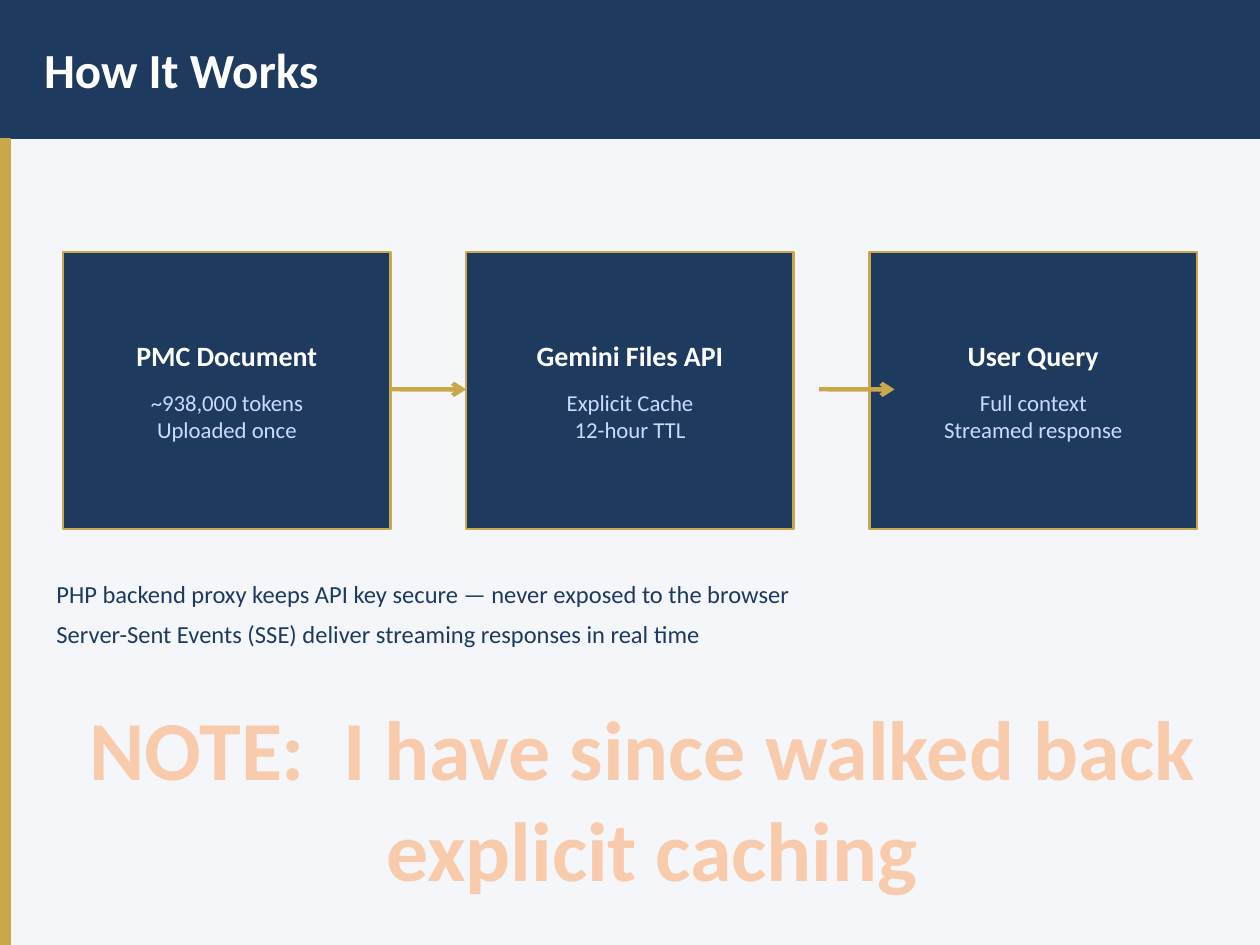
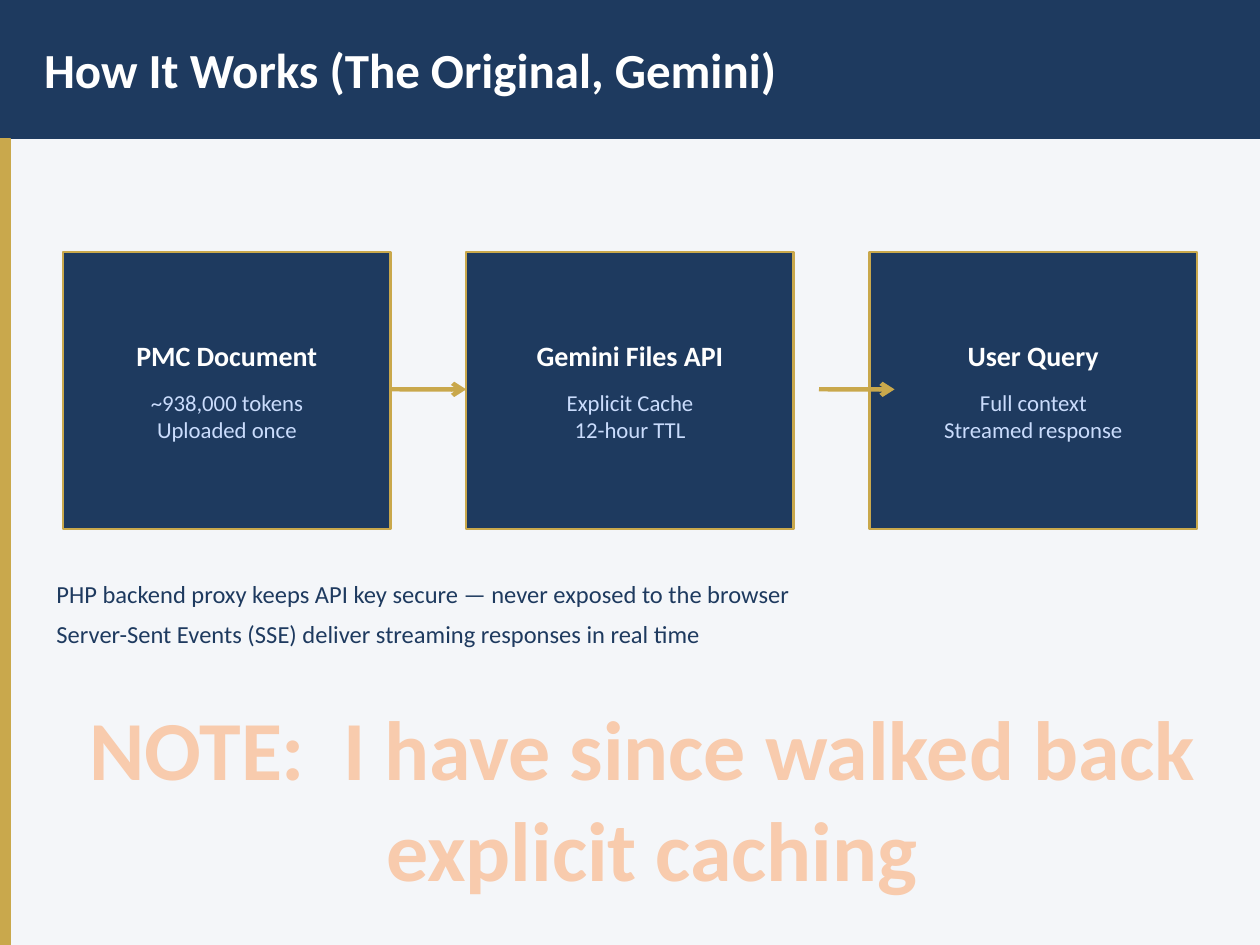
Before and after one commit to jweisenfeld/AI, a slide deck: slide 7 of pmc1/PMC-AI-Technical-Overview.pptx. Drawn at 1260x945 pixels with LibreOffice and Linux fonts; fonts in the diff are those of the drawing. Boxes give left, top, right and bottom in pixels: in the first picture for what was removed or moved away, otherwise in the second. Text is boxed around its words. In the diff, an @@ line names an element or a change of style, - is before the commit and + after.

```diff
--- a/pmc1/PMC-AI-Technical-Overview.pptx
+++ b/pmc1/PMC-AI-Technical-Overview.pptx
@@ text at (44,52,776,97): text changed @@
-How It Works
+How It Works (The Original, Gemini)
```
Also in this commit, not shown: 5 other slides changed, 4 slides added, 4 other files.
